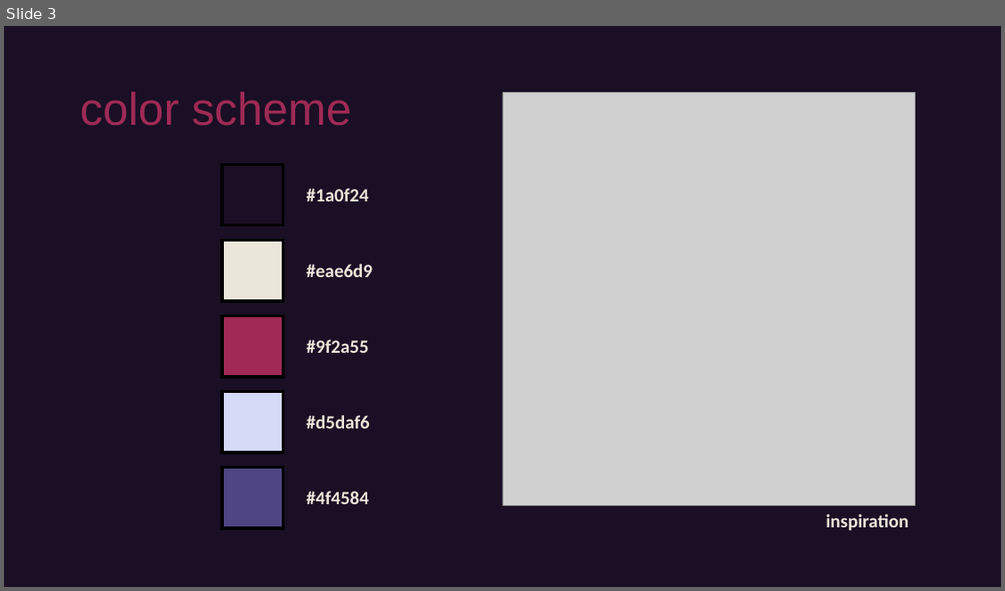
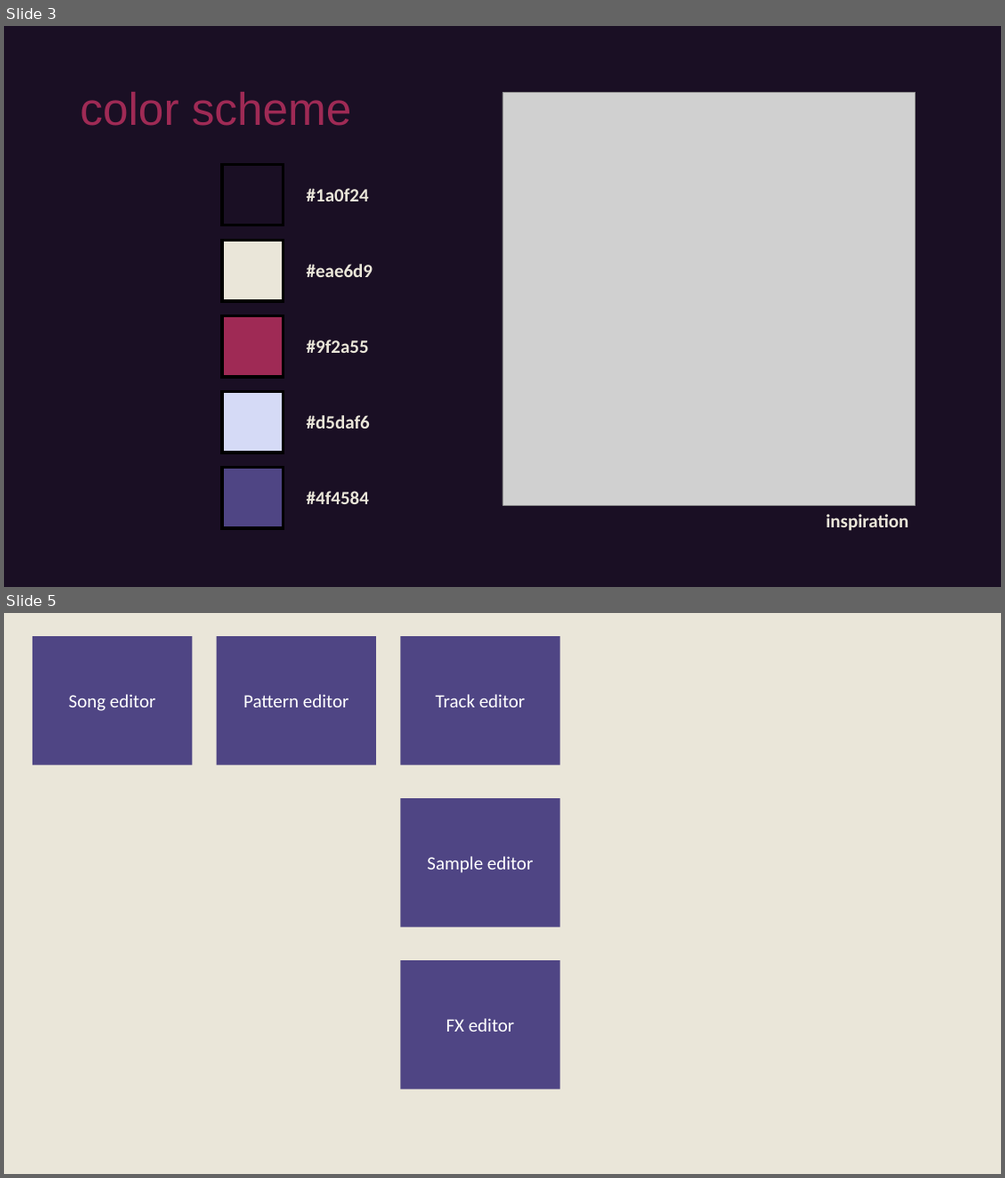
Before and after one commit to sorskoot/UltraviolentJunglist, a slide deck: Design/Ultraviolent Junglist.pptx. Shown one above the other, each under a label of ours: slide 3 before the commit, slides 3 and 5 after it; the slides between them are not shown. The pictures are 1005x591 and 1005x1178 pixels, drawn with LibreOffice and Linux fonts; fonts in the diff are those of the drawing; grey boxes stand for pictures. Boxes give left, top, right and bottom in pixels: in the first picture for what was removed or moved away, otherwise in the second. Text is boxed around its words. In the diff, an @@ line names an element or a change of style, - is before the commit and + after.

```diff
--- a/Design/Ultraviolent Junglist.pptx
+++ b/Design/Ultraviolent Junglist.pptx
@@ slide 5 added at box(4, 613, 1001, 1174), background #EAE6D9 @@
@@ rectangle added at box(32, 636, 193, 765), fill #4F4584, 18 pt, text #FFFFFF @@
+Song editor
@@ rectangle added at box(217, 636, 376, 765), fill #4F4584, 18 pt, text #FFFFFF @@
+Pattern editor
@@ rectangle added at box(400, 636, 560, 765), fill #4F4584, 18 pt, text #FFFFFF @@
+Track editor
@@ rectangle added at box(400, 798, 560, 927), fill #4F4584, 18 pt, text #FFFFFF @@
+Sample editor
@@ rectangle added at box(400, 961, 560, 1089), fill #4F4584, 18 pt, text #FFFFFF @@
+FX editor
```
Also in this commit, not shown: 1 slide changed, 1 other slide added, 15 other files.
